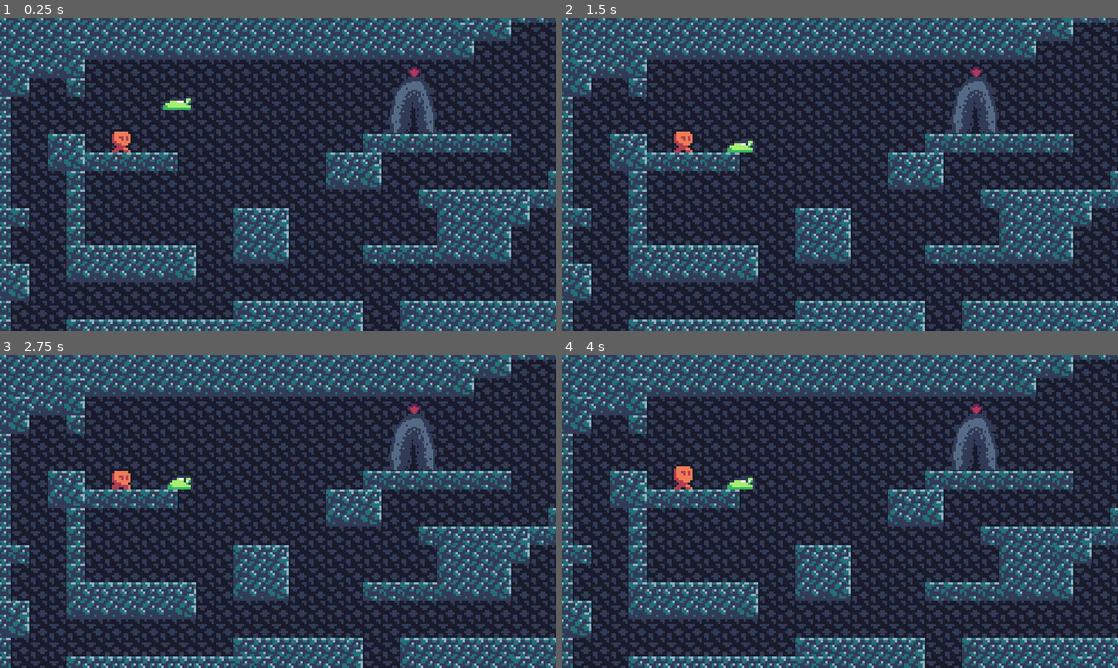
Above: before the commit, frames 1-4 (two rows, left to right).
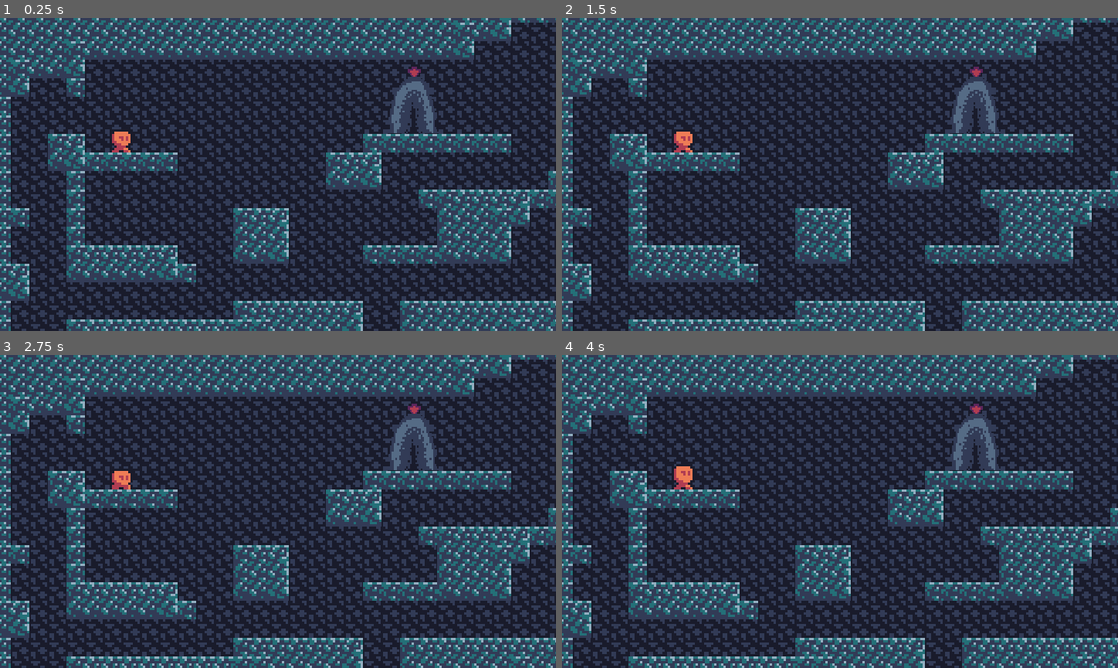
Above: after the commit, the same moments.

Repository: agentmatti/JumpiPumpi
Game: Godot game, scene res://Szenen/Game.tscn
Two runs of this game, one before a commit and one after it. Both use one fixed random seed, a clock stepped at 60 frames per second and the inputs below.
Inputs:
- Up to frame 1 (0.25 s): no input
- Up to frame 2 (1.5 s): tap Enter at 1.25 s
- Up to frame 3 (2.75 s): no input
- Up to frame 4 (4 s): tap Space at 2.75 s

The runs differ from the first frame. In frame 1, 0.5% of the frame differs, in the area x 28-36%, y 24-85%; in frame 2, 0.5%; in frame 3, 0.5%; in frame 4, 0.5%.

Commit message:
removed 1 block

Diff:
--- a/Game_/Szenen/Game.tscn
+++ b/Game_/Szenen/Game.tscn
@@ -164,9 +164,9 @@
 tile_set = SubResource( 12 )
 cell_size = Vector2( 8, 8 )
 format = 1
-tile_data = PoolIntArray( -327687, 1, 0, -327686, 1, 1, -327 …(3903 unchanged characters)…  458752, 1, 1, 458753, 1, 1, 458754, 1, 1, 458755, 1, 2, 458758, 1, 131072, 458759, 1, 131073, 458760, 1, 131074, 458765, 1, 0, 458766, 1, 0, 458767, 1, 0, 458768, 1, 0, 458769, 1, 131072, 458770, 1, 131073, 458771, 1, 131073, 458772, 1, 131074, 458809, 1, 0, 589817, 1, 0, 589818, 1, 2, 589821, 1, 131072, 589822, 1, 131073, 589823, 1, 131073, 524288, 1, 131073, 524289, 1, 131073, 524290, 1, 131073, 524291, 1, 131074, 524342, 1, 0, 524343, 1, 0, 524344, 1, …(4436 unchanged characters)…
+tile_data = PoolIntArray( -327687, 1, 0, -327686, 1, 1, -327 …(3903 unchanged characters)…  458752, 1, 1, 458753, 1, 1, 458754, 1, 2, 458758, 1, 131072, 458759, 1, 131073, 458760, 1, 131074, 458765, 1, 0, 458766, 1, 0, 458767, 1, 0, 458768, 1, 0, 458769, 1, 131072, 458770, 1, 131073, 458771, 1, 131073, 458772, 1, 131074, 458809, 1, 0, 589817, 1, 0, 589818, 1, 2, 589821, 1, 131072, 589822, 1, 131073, 589823, 1, 131073, 524288, 1, 131073, 524289, 1, 131073, 524290, 1, 131074, 524291, 1, 0, 524342, 1, 0, 524343, 1, 0, 524344, 1, …(4436 unchanged characters)…
 
 [node name="blop" parent="." instance=ExtResource( 3 )]
-position = Vector2( 23.8619, -15.3323 )
+position = Vector2( 106.765, 121.556 )
 
 [node name="Player" parent="." instance=ExtResource( 4 )]
--- a/Game_/Szenen/blop.tscn
+++ b/Game_/Szenen/blop.tscn
@@ -42,7 +42,7 @@
 position = Vector2( 0, -8.20452 )
 frames = SubResource( 1 )
 animation = "walk"
-frame = 2
+frame = 1
 playing = true
 
 [node name="CollisionShape2D" type="CollisionShape2D" parent="."]
